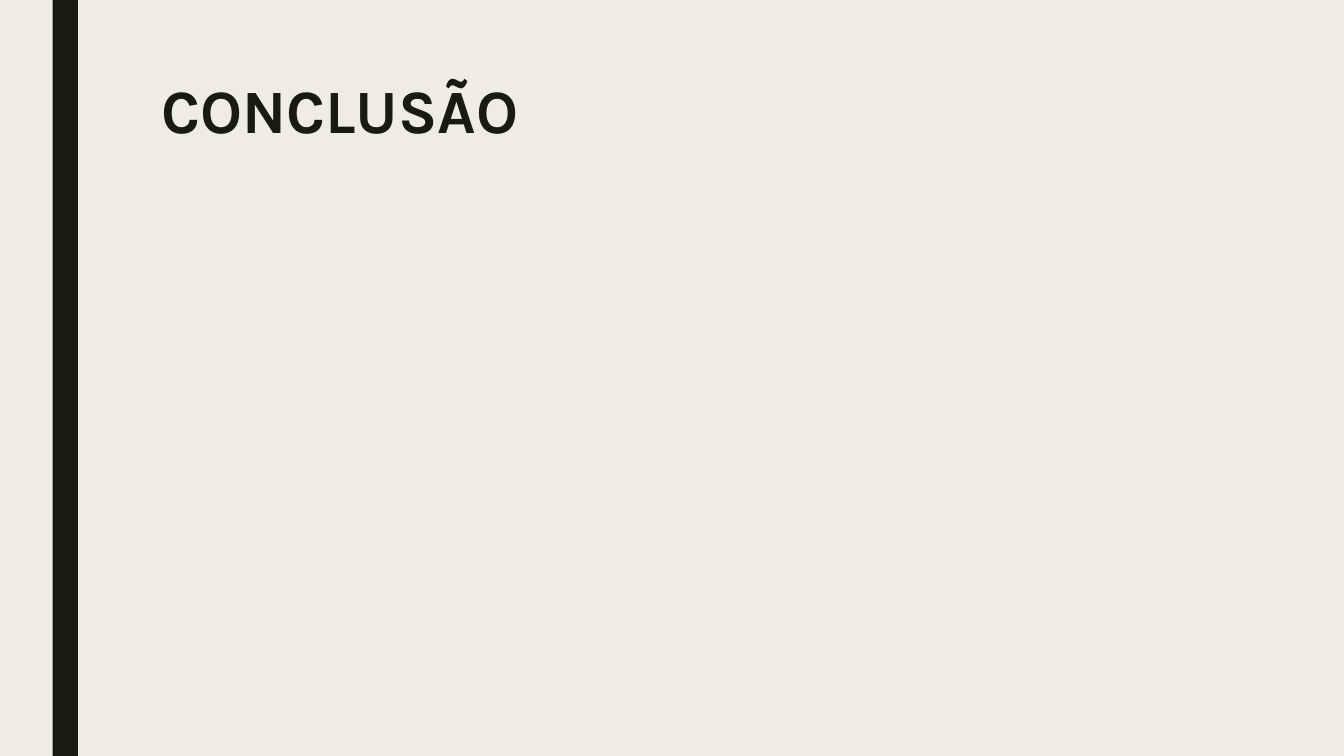
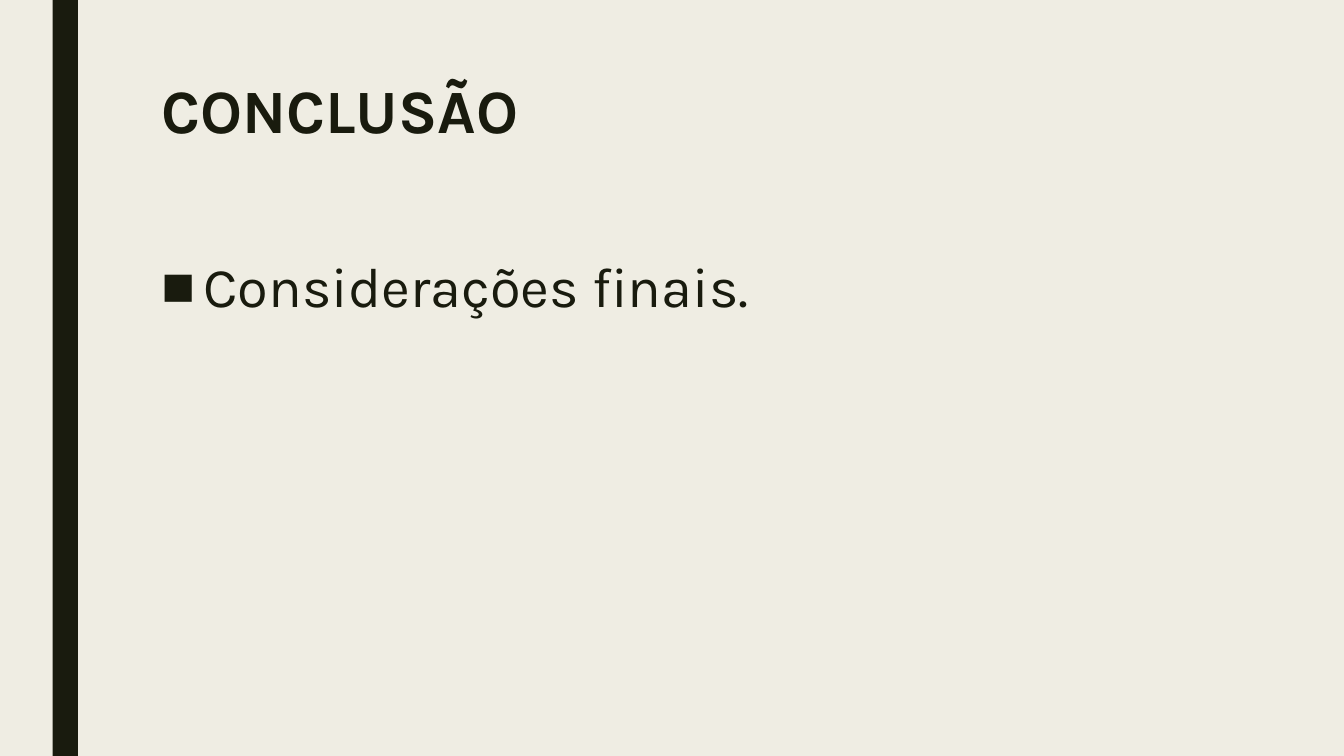
Before and after one commit to jfssantini/NPJeDocuments, a slide deck: slide 9 of NPJ.pptx (slide 25 before the commit). Drawn at 1344x756 pixels with LibreOffice and Linux fonts; fonts in the diff are those of the drawing. Boxes give left, top, right and bottom in pixels: in the first picture for what was removed or moved away, otherwise in the second. Text is boxed around its words. In the diff, an @@ line names an element or a change of style, - is before the commit and + after.

```diff
--- a/NPJ.pptx
+++ b/NPJ.pptx
@@ text added at (204,268,748,319), 40 pt, text #191B0E @@
+■ Considerações finais.
```
Also in this commit, not shown: 1 other slide changed, 16 slides removed.
